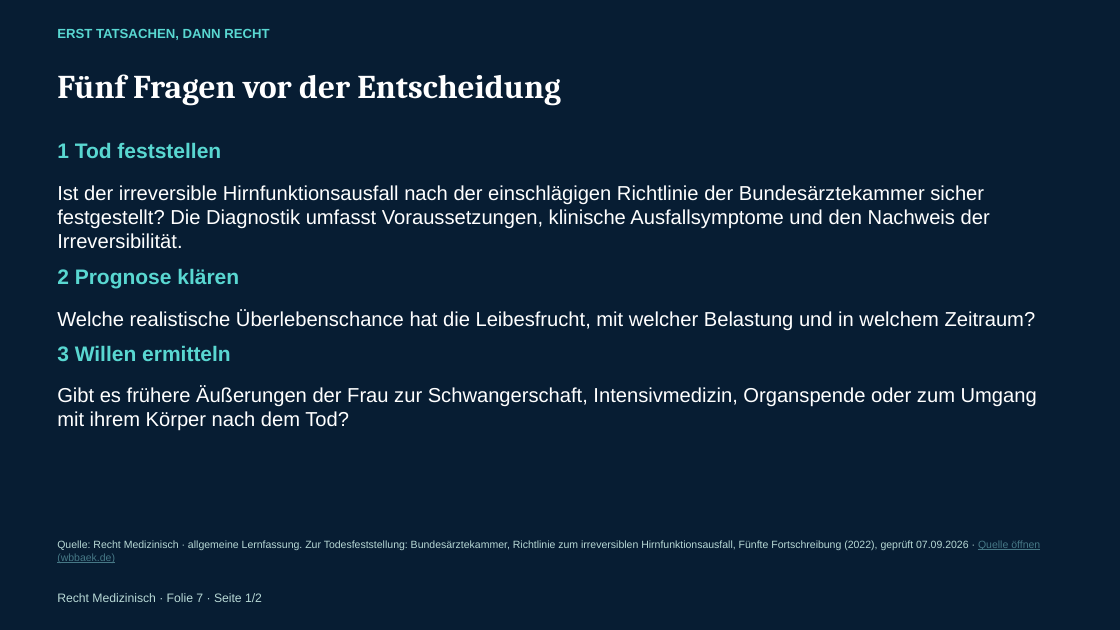
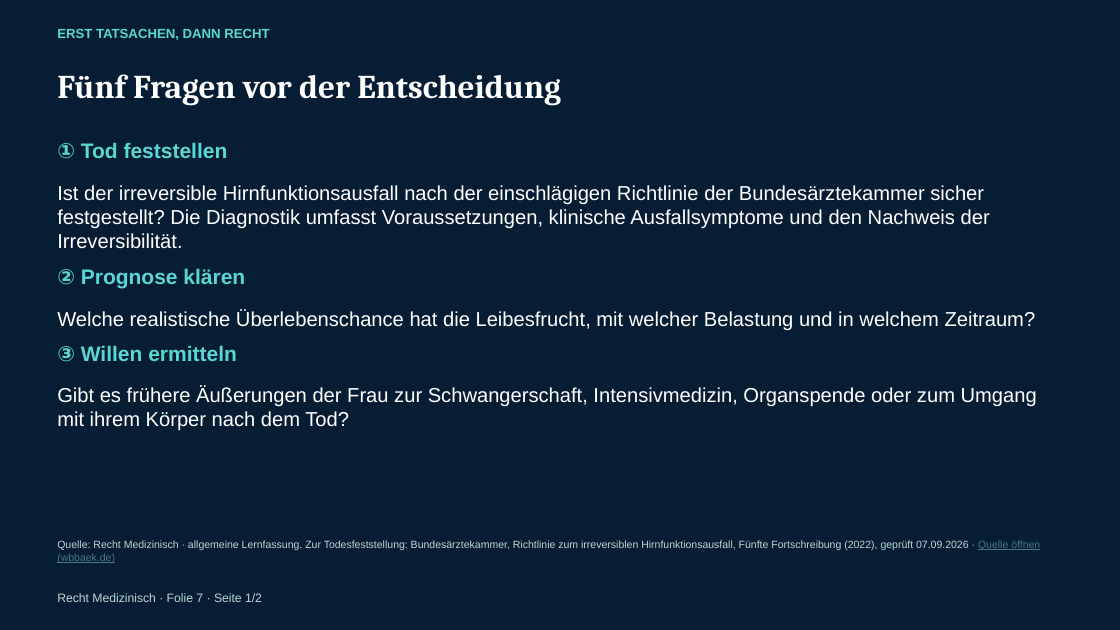
Before and after one commit to rechtmedizinisch/rechtmedizinisch.github.io, a slide deck: slide 7 of assets/downloads/Recht-Medizinisch-Einstieg.pptx (slide 8 before the commit). Drawn at 1120x630 pixels with LibreOffice and Linux fonts; fonts in the diff are those of the drawing. Boxes give left, top, right and bottom in pixels: in the first picture for what was removed or moved away, otherwise in the second. Text is boxed around its words. In the diff, an @@ line names an element or a change of style, - is before the commit and + after.

```diff
--- a/assets/downloads/Recht-Medizinisch-Einstieg.pptx
+++ b/assets/downloads/Recht-Medizinisch-Einstieg.pptx
@@ text at [57, 143, 228, 159]: text changed @@
-1 Tod feststellen
+① Tod feststellen
@@ text at [57, 269, 245, 289]: text changed @@
-2 Prognose klären
+② Prognose klären
@@ text at [57, 346, 237, 362]: text changed @@
-3 Willen ermitteln
+③ Willen ermitteln
```
Also in this commit, not shown: 9 other slides changed, 1 slide removed, 9 other files.
